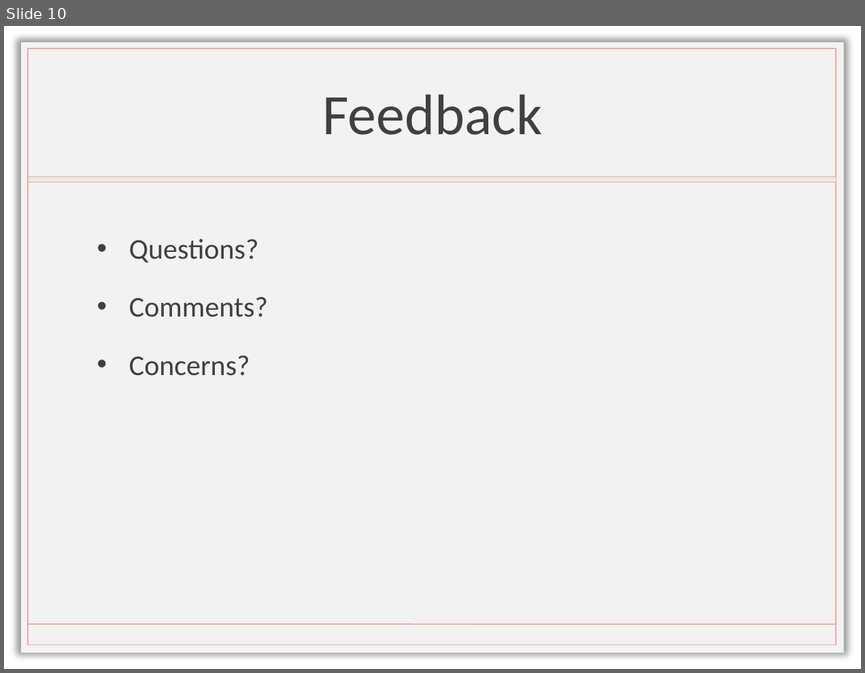
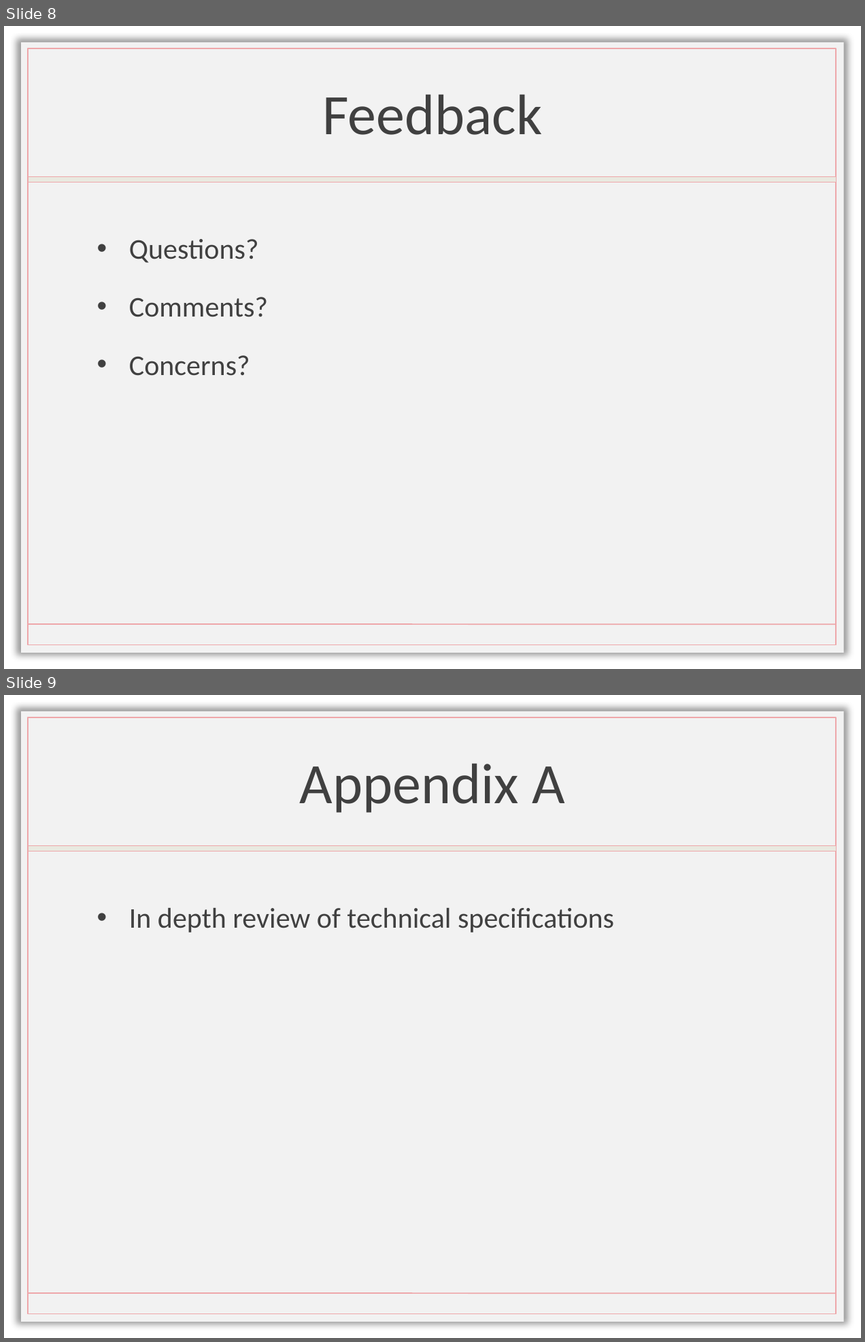
Before and after one commit to griffindunn/ProPANE, a slide deck: Meetings/Panel5/Panel5.pptx. Shown one above the other, each under a label of ours: slide 10 before the commit, slides 8 and 9 after it. The pictures are 865x673 and 865x1342 pixels, drawn with LibreOffice and Linux fonts; fonts in the diff are those of the drawing; background and template pictures are left out. Boxes give left, top, right and bottom in pixels: in the first picture for what was removed or moved away, otherwise in the second. Text is boxed around its words. In the diff, an @@ line names an element or a change of style, - is before the commit and + after.

```diff
--- a/Meetings/Panel5/Panel5.pptx
+++ b/Meetings/Panel5/Panel5.pptx
@@ slide 9 added at [4, 695, 861, 1338], background picture (left out); not listed: 4 template elements that a slide beside it also shows @@
@@ title added at [300, 763, 565, 813], 48 pt, text #404040 @@
+Appendix A
@@ text added at [129, 908, 614, 932], 24 pt, text #404040 @@
+• In depth review of technical specifications
@@ what was slide 10 is now slide 8 @@
```
Also in this commit, not shown: 2 slides changed, 5 other slides added, 3 slides removed, 6 other files.
